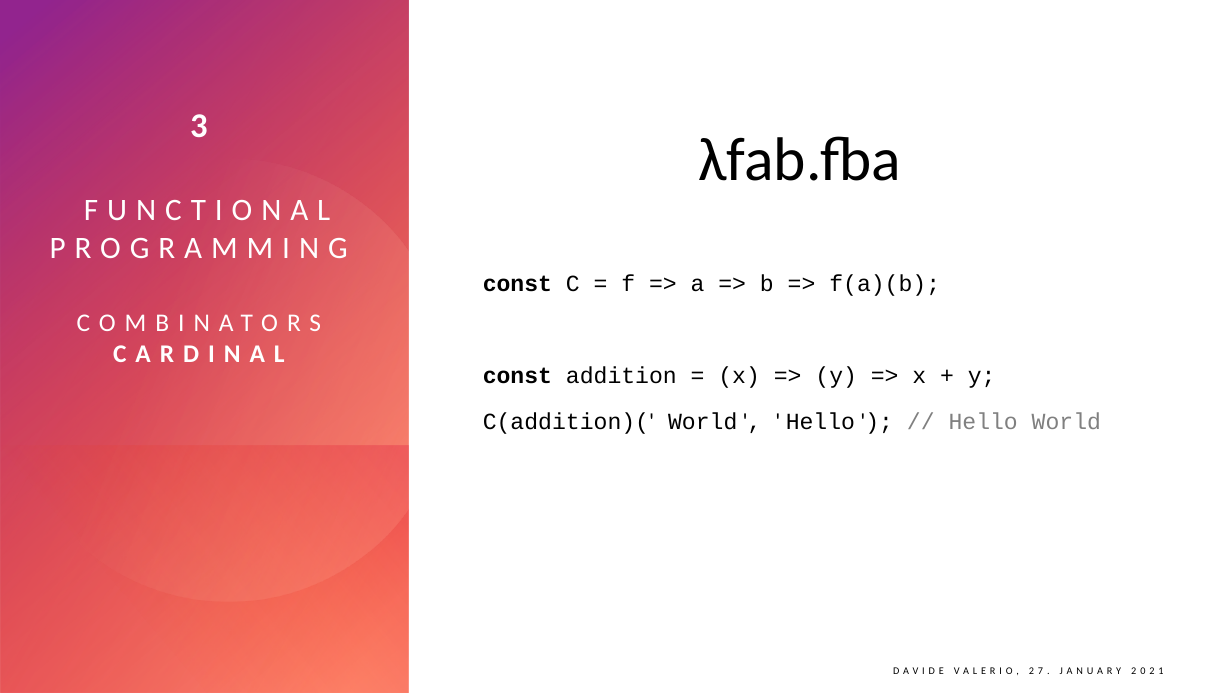
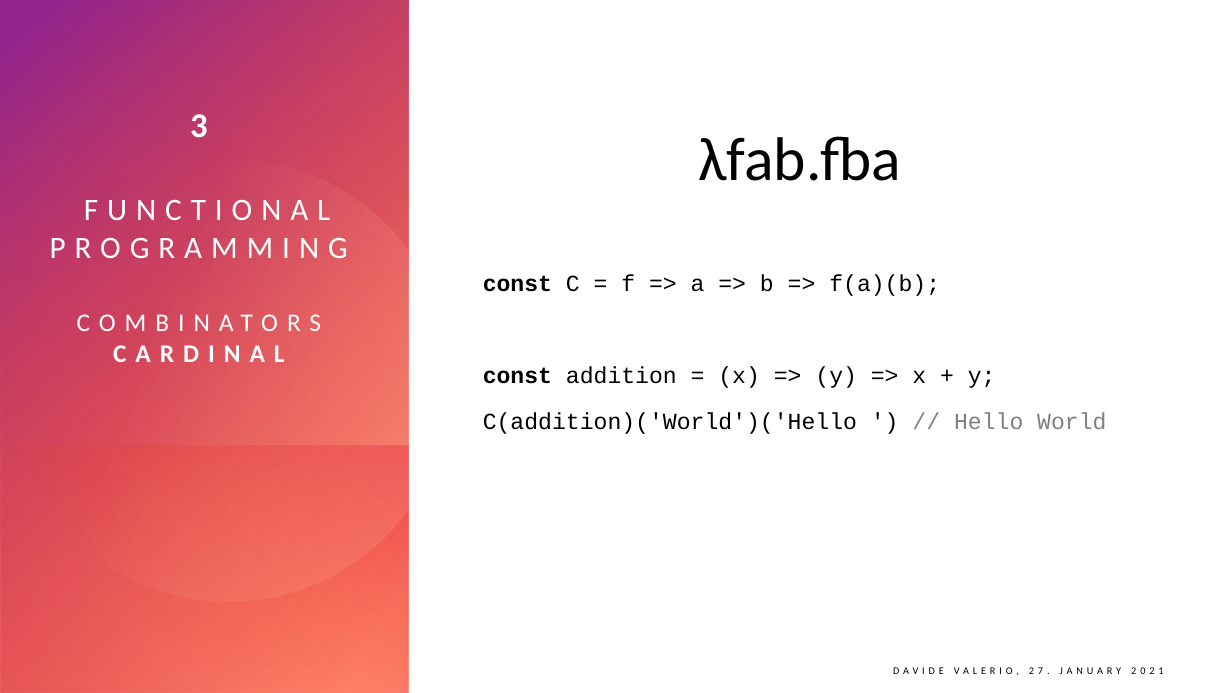
Before and after one commit to forcehobbit/fpw-javascript, a slide deck: slide 25 of doc/fpw_javascript.pptx. Drawn at 1232x693 pixels with LibreOffice and Linux fonts; fonts in the diff are those of the drawing. Boxes give left, top, right and bottom in pixels: in the first picture for what was removed or moved away, otherwise in the second. Text is boxed around its words. In the diff, an @@ line names an element or a change of style, - is before the commit and + after.

```diff
--- a/doc/fpw_javascript.pptx
+++ b/doc/fpw_javascript.pptx
@@ text at (483, 412, 1106, 434): text changed @@
-C(addition)(' World ', ' Hello '); // Hello World
+C(addition)('World')('Hello ') // Hello World
```
Also in this commit, not shown: 1 other slide changed, 7 slides added, 4 other files.
